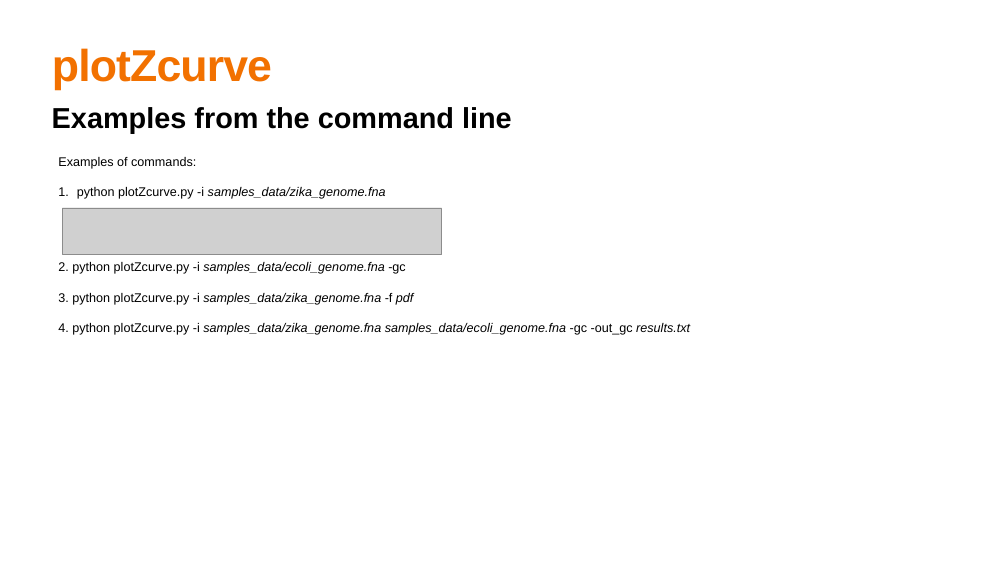
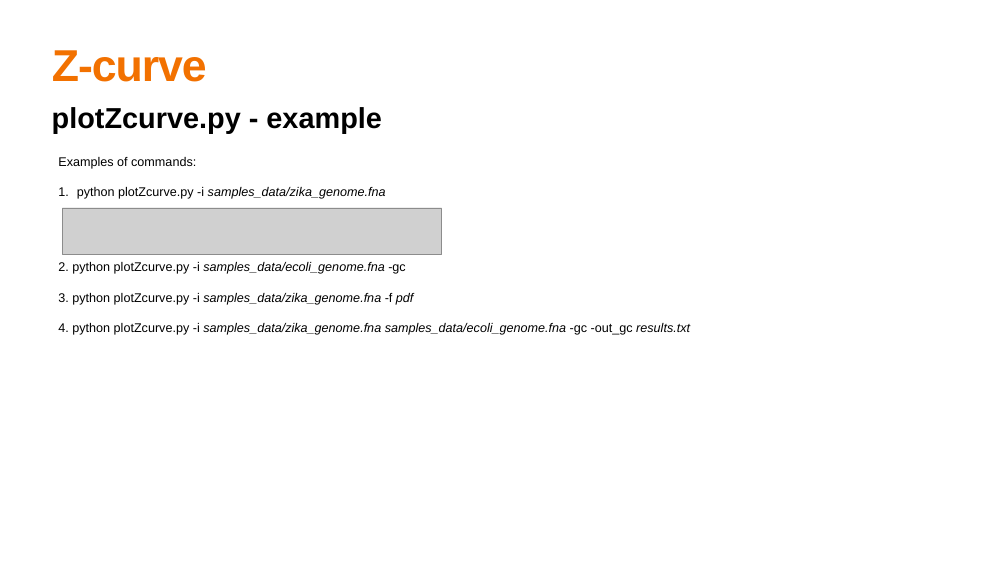
Before and after one commit to aurazelco/plotZcurve, a slide deck: slide 5 of documentation/Aura_Zelco.pptx. Drawn at 1008x567 pixels with LibreOffice and Linux fonts; fonts in the diff are those of the drawing; grey boxes stand for pictures. Boxes give left, top, right and bottom in pixels: in the first picture for what was removed or moved away, otherwise in the second. Text is boxed around its words. In the diff, an @@ line names an element or a change of style, - is before the commit and + after.

```diff
--- a/documentation/Aura_Zelco.pptx
+++ b/documentation/Aura_Zelco.pptx
@@ title at (52, 50, 207, 82): text changed @@
-plotZcurve
+Z-curve
@@ text at (52, 107, 381, 134): text changed @@
-Examples from the command line
+plotZcurve.py - example
```
Also in this commit, not shown: 3 other slides changed, 3 slides added, 4 slides removed.
